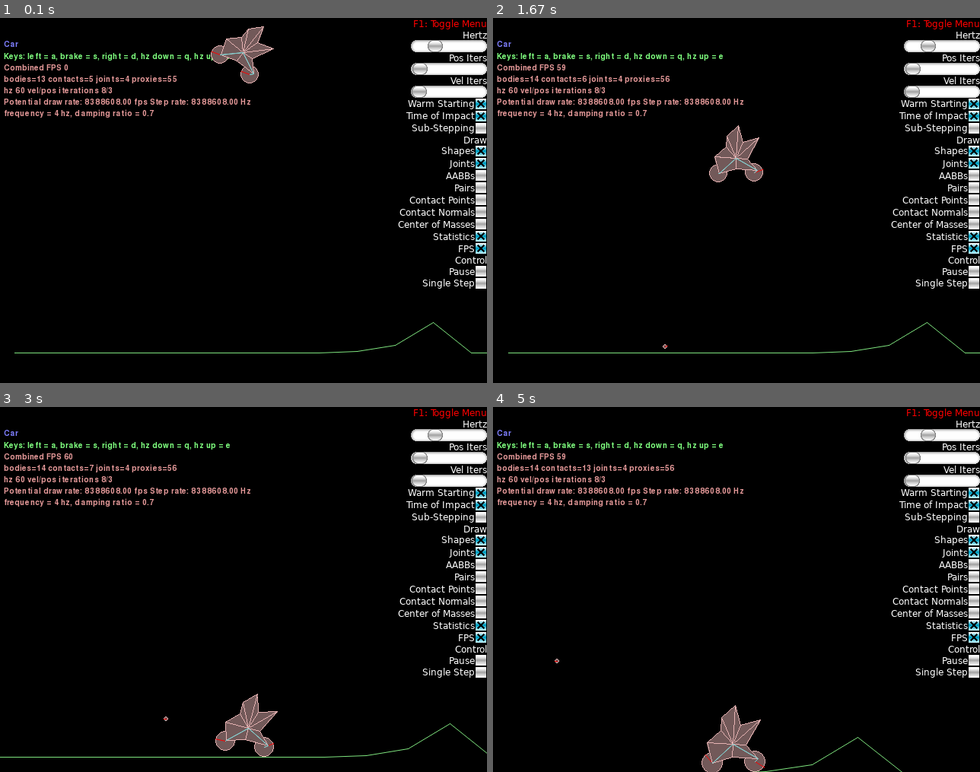
Above: before the commit, frames 1-4 (two rows, left to right).
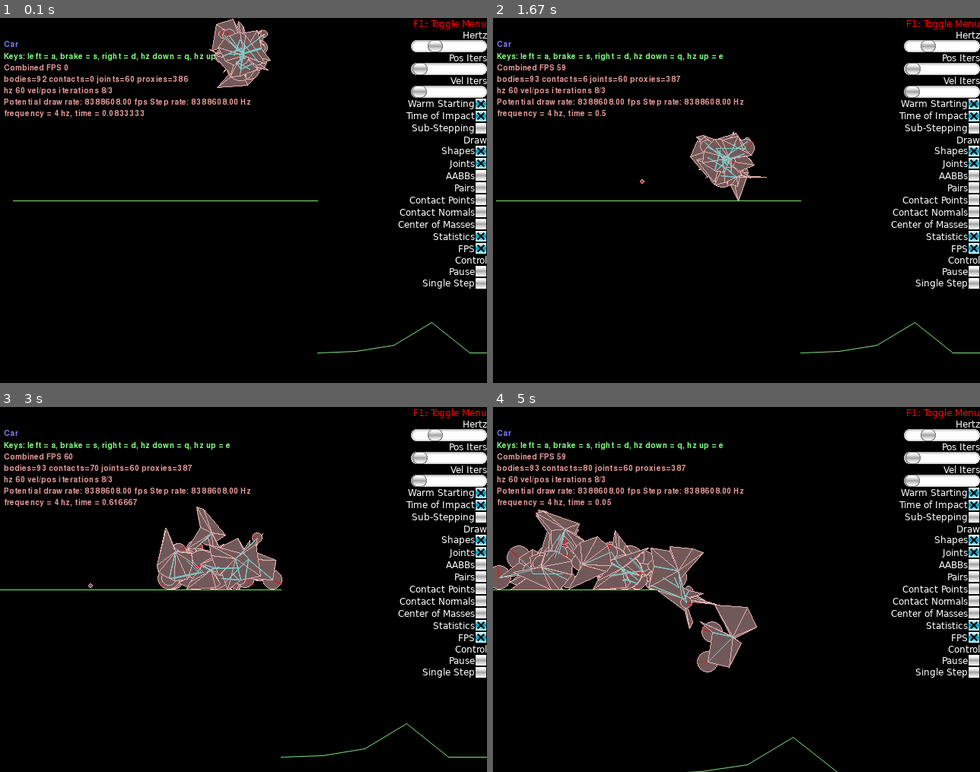
Above: after the commit, the same moments.

Repository: Arton1/BestCarAlgorithm
Game: pygame game, started from solution/car_algorithm.py
The game is run twice, just before and just after one commit, with the same random seed, the same clock (stepped at 60 frames per second) and the same inputs.
Inputs (mouse positions are in pixels of both pictures, inside the frame that each line leads up to):
- Up to frame 1 (0.1 s): no input
- Up to frame 2 (1.67 s): tap T at 0.33, 1.15 s; click (892, 189) at 0.72 s; hold Right 1-1.47 s; tap Space at 1.07, 1.37 s; right-click (785, 280) at 1.6 s
- Up to frame 3 (3 s): hold Up 1.88-2.18 s; tap Space at 1.95, 2.28, 2.58, 2.78 s; tap Z at 2.03 s; hold Right 2.22-2.68 s; tap T at 2.37 s; hold Left from 2.72 s (still down)
- Up to frame 4 (5 s): tap Space at 3.08, 3.35, 3.68, 3.98, 4.12, 4.85 s; release Left at 3.25 s; hold Down 3.28-3.58 s; tap Z at 3.43 s; hold Left 3.62-4.02 s; tap T at 3.77, 4.93 s; hold Up 4.05-4.42 s; click (561, 578) at 4.5 s; hold Right from 4.78 s (still down)

The runs differ from the first frame. In frame 1, 2.0% of the frame differs, in the area x 2-97%, y 0-92%; in frame 2, 2.2%; in frame 3, 5.4%; in frame 4, 8.9%, in the area x 0-85%, y 15-100%.

Commit message:
added genotype, function creating car from genotype, time measuring

Diff:
--- a/solution/car_algorithm.py
+++ b/solution/car_algorithm.py
@@ -21,8 +21,10 @@
 from solution.models.car import *
 
 from Box2D import (b2EdgeShape, b2FixtureDef, b2PolygonShape)
+from .framework import (Framework, Keys, main)
+import time
 
-
+CAR_NUM = 10
 
 
 class World (Framework):
@@ -38,7 +40,7 @@
 
         # The ground -- create some terrain
         ground = self.world.CreateStaticBody(
-            shapes=b2EdgeShape(vertices=[(-20, 0), (20, 0)])
+            shapes=b2EdgeShape(vertices=[(-20, 20), (20, 20)])
         )
 
         x, y1, dx = 20, 0, 5
@@ -87,27 +89,27 @@
         #               (161.0, -0.125), self.bridgePlanks)
 
         # Boxes
-        for y_pos in [0.5, 1.5, 2.5, 3.5, 4.5]:
-            self.world.CreateDynamicBody(
-                position=(230, y_pos),
-                fixtures=b2FixtureDef(
-                    shape=b2PolygonShape(box=(0.5, 0.5)),
-                    density=0.5,
-                )
-            )
 
-        car, wheels, springs = new_car(self.world, offset= (10, 40))
+        self.car, self.wheels, self.springs = [], [], []
+        genes = []
+        for i in range(0, CAR_NUM):
+            genes.append(Genotype())
 
-        car1, wheels1, springs1 =new_car(self.world,offset=(10,40))
-        self.car = car
-        self.wheels = wheels
-        self.springs = springs
 
-        self.car1 = car1
-        self.wheels1 = wheels1
-        self.springs1 = springs1
+
+        for i in range(0, CAR_NUM):
+           self.car.append(car_from_geneotype(self.world, genes[i], offset=(10, 40))[0])
+           self.wheels.append(car_from_geneotype(self.world, genes[i], offset=(10,40))[1])
+           self.car.append(car_from_geneotype(self.world, genes[i], offset=(10,40))[2])
+
+        self.time_start = time.time()
+
+
+
 
     def Keyboard(self, key):
+        if key == Keys.K_t:
+            self.time_start = time.time()
         if key == Keys.K_a:
             self.springs[0].motorSpeed = self.speed
         elif key == Keys.K_s:
@@ -125,9 +127,14 @@
 
     def Step(self, settings):
         super(World, self).Step(settings)
-        self.viewCenter = (self.car1.position.x, 20)
-        self.Print("frequency = %g hz, damping ratio = %g" %
-                   (self.hz, self.zeta))
+
+        x = 0
+        for i in range(0, 2*CAR_NUM, 2):
+            x = max(x, self.car[i].position.x)
+
+        self.viewCenter = (x, 20)
+        self.Print("frequency = %g hz, time = %g" %
+                   (self.hz, time.time()-self.time_start))
 
 if __name__ == "__main__":
     main(World)
--- a/solution/models/car.py
+++ b/solution/models/car.py
@@ -1,11 +1,11 @@
-from math import sqrt
+import math
+from solution.models.genotype import Genotype
 
 from Box2D import (b2CircleShape, b2EdgeShape, b2FixtureDef, b2PolygonShape,
                    b2_pi)
 
-from solution.framework import (Framework, Keys, main)
 
-def new_car(world, wheel_radius = 1.2,  density=1.0, offset = (0,0),
+def nice_car(world, wheel_radius=1.2, density=1.0, offset=(0, 0),
             wheel_friction=0.9, wheel_axis=(0.0, 1.0), wheel_torques=[200.0, 10.0],
             wheel_drives=[True, False], hz=4.0, zeta=0.7, **kwargs):
     x_offset, y_offset = offset
@@ -51,9 +51,9 @@
         axis=(1, 0),
         motorSpeed=-10.0,
         maxMotorTorque=200,
-        enableMotor=True,
-        frequencyHz=hz,
-        dampingRatio=1000,
+        # enableMotor=True,
+        frequencyHz=60,
+        dampingRatio=1.0,
     )
 
     wheels.append(wheel)
@@ -76,11 +76,56 @@
         axis=(1, 0),
         motorSpeed=-10.0,
         maxMotorTorque=200,
-        enableMotor=True,
-        frequencyHz=hz,
-        dampingRatio=1000
+        # enableMotor=True,
+        frequencyHz=60,
+        dampingRatio=1.0
     )
 
     wheels.append(wheel)
     springs.append(spring)
     return chassis, wheels, springs
+
+
+def car_from_geneotype(world, genotype, offset=(10, 10)):
+    x_offset, y_offset = offset
+    points = []
+
+    for v in genotype.vectors:
+        points.append((math.cos(v[0]) * v[1], math.sin(v[0]) * v[1]))
+    chassis = world.CreateDynamicBody(position=(x_offset, y_offset))
+    for i in range(0, 10):
+        chassis.CreatePolygonFixture(vertices=[(0, 0), points[i % 10], points[(i + 1) % 10]], groupIndex=-1, density=1,
+                                     friction=0.3,
+                                     restitution=0.3)
+
+    wheels, springs = [], []
+
+    wheel_radius, wheel_speed, wheel_friction = genotype.wheelProporites
+
+    for i in range(0, 2):
+        x, y = points[genotype.wheelVertices[i]]
+        wheel = world.CreateDynamicBody(
+            position=(x_offset + x, y_offset - wheel_radius - y),
+            fixtures=b2FixtureDef(
+                shape=b2CircleShape(radius=wheel_radius),
+                density= 1,
+                groupIndex=-1
+            )
+        )
+
+        spring = world.CreateWheelJoint(
+            bodyA=chassis,
+            bodyB=wheel,
+            localAnchorA=(x, y),
+            localAnchorB=(0, 0),
+            axis=(1, 0),
+            motorSpeed=-10.0,
+            maxMotorTorque=200,
+            enableMotor=True,
+            frequencyHz= 60,
+            dampingRatio=0,
+        )
+
+        wheels.append(wheel)
+        springs.append(spring)
+    return chassis, wheels, springs
--- a/solution/models/genotype.py
+++ b/solution/models/genotype.py
@@ -3,19 +3,22 @@
 
 
 class Genotype:
-    vectors = []
-    wheelVertices = []
-    wheelProporites = []  # radius, speed, fraction
+
 
     evaluation = float("inf")
 
-    def newRandom(self):
+    def __init__(self):
+        self.vectors = []
+        self.wheelVertices = []
+        self.wheelProporites = []  # radius, speed, friction
+
         for i in range(0, 10): self.vectors.append((random.random() * 2 * math.pi, random.uniform(0.1, 4)))
-        self.wheelVertices.append(random.randint(0, 10))
-        self.wheelVertices.append(random.randint(0, 10))
+        self.vectors.sort()
+        self.wheelVertices.append(random.randint(0, 9))
+        self.wheelVertices.append(random.randint(0, 9))
         self.wheelProporites.append(random.uniform(0.5, 2))
         self.wheelProporites.append(random.uniform(0, 100))
         self.wheelProporites.append(random.uniform(0, 1))
 
-    def printGene(self):
-        print(self.vectors)
+    def __repr__(self):
+       return str(self.wheelVertices) + str(self.evaluation)
